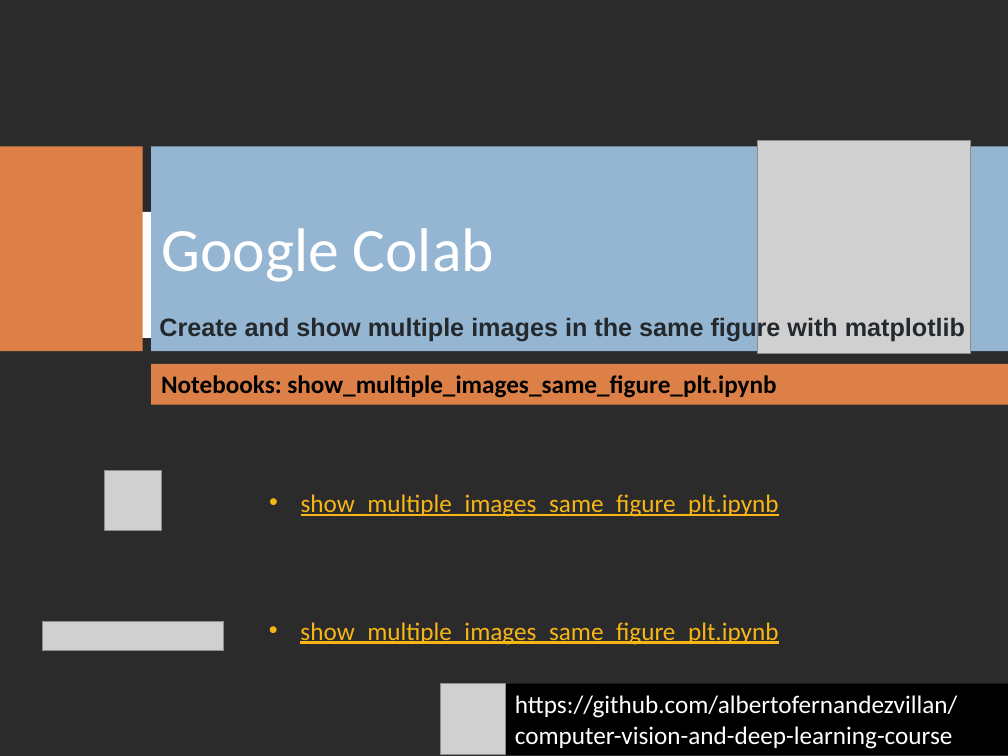
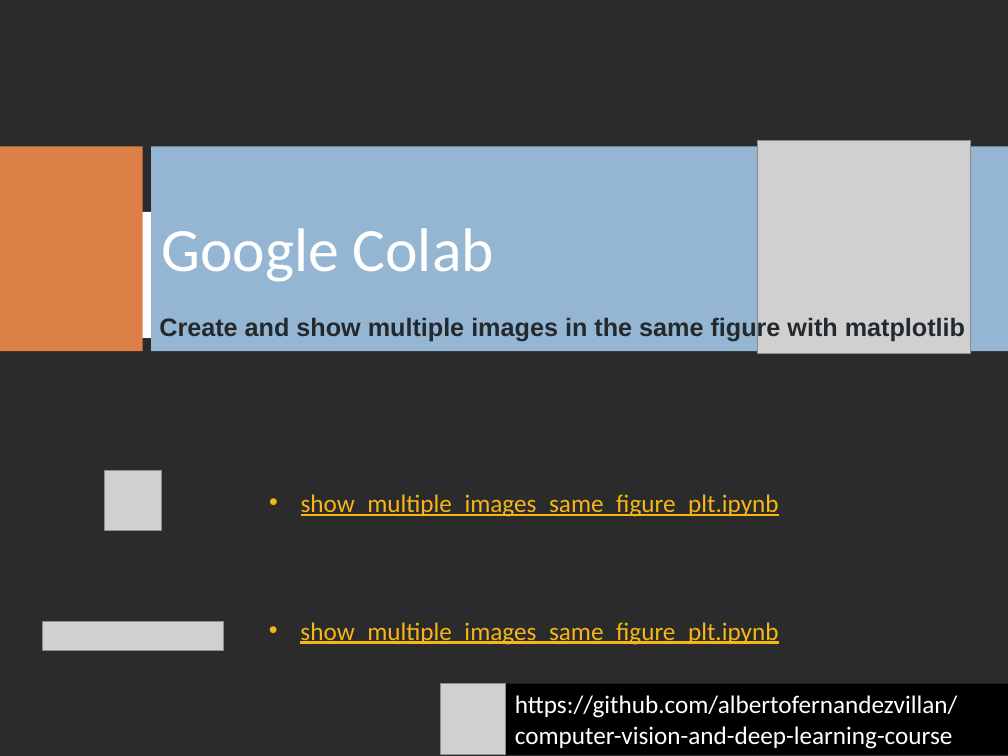
Before and after one commit to albertofernandezvillan/computer-vision-and-deep-learning-course, a slide deck: slide 2 of presentations/Show_multiple_images_same_figure_plt.pptx. Drawn at 1008x756 pixels with LibreOffice and Linux fonts; fonts in the diff are those of the drawing; grey boxes stand for pictures; background and template pictures are left out; a plain dark background stands for a picture behind light text. Boxes give left, top, right and bottom in pixels: in the first picture for what was removed or moved away, otherwise in the second. Text is boxed around its words. In the diff, an @@ line names an element or a change of style, - is before the commit and + after.

```diff
--- a/presentations/Show_multiple_images_same_figure_plt.pptx
+++ b/presentations/Show_multiple_images_same_figure_plt.pptx
@@ rectangle removed at [151,364,1008,404] @@
-Notebooks: show_multiple_images_same_figure_plt.ipynb
```
